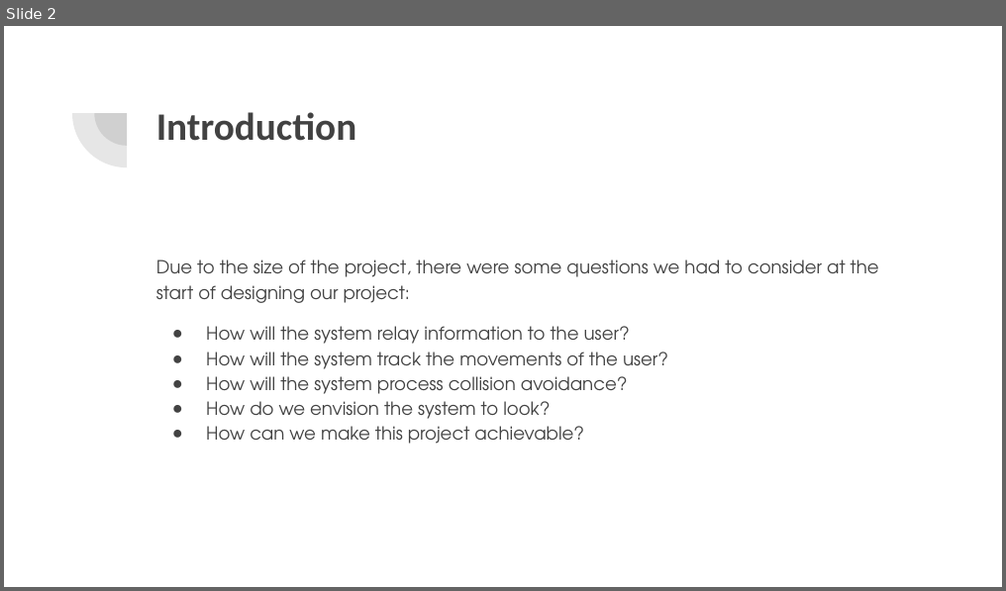
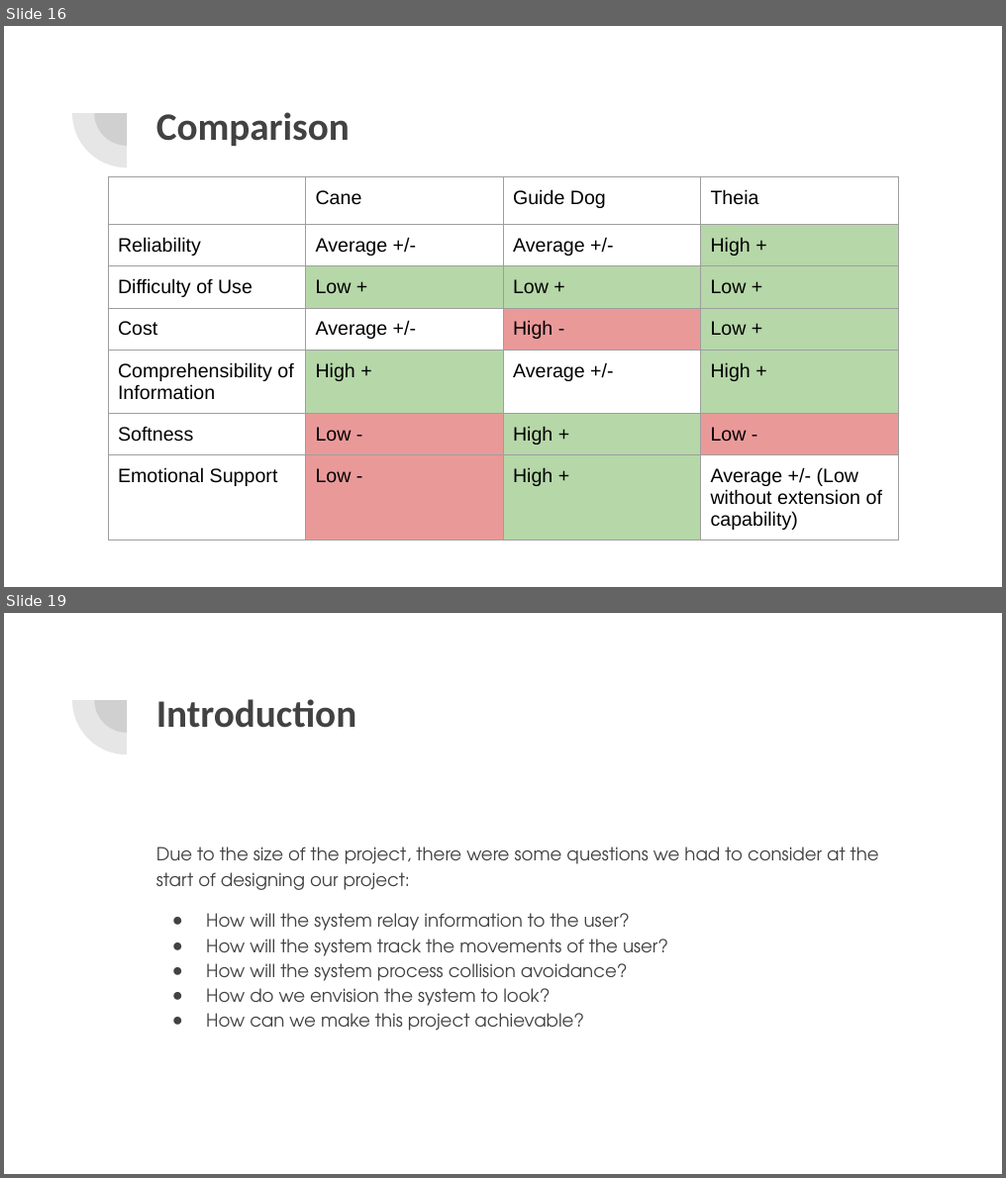
Before and after one commit to awyeasting/BlindSight, a slide deck: Documents/October Presentation.pptx. Shown one above the other, each under a label of ours: slide 2 before the commit, slides 16 and 19 after it; the slides between them are not shown. The pictures are 1006x591 and 1006x1178 pixels, drawn with LibreOffice and Linux fonts; fonts in the diff are those of the drawing. Boxes give left, top, right and bottom in pixels: in the first picture for what was removed or moved away, otherwise in the second. Text is boxed around its words. In the diff, an @@ line names an element or a change of style, - is before the commit and + after.

```diff
--- a/Documents/October Presentation.pptx
+++ b/Documents/October Presentation.pptx
@@ slide 16 added at [4,26,1002,587], background #FFFFFF; not listed: 2 template elements that a slide beside it also shows @@
@@ title added at [156,112,350,146], 28 pt, text #424242, bold @@
+Comparison
@@ table added at [108,176,898,534], 7 rows, 4 columns @@
+ | Cane | Guide Dog | Theia
+Reliability | Average +/- | Average +/- | High +
+Difficulty of Use | Low + | Low + | Low +
+Cost | Average +/- | High - | Low +
+Comprehensibility of Information | High + | Average +/- | High +
+Softness | Low - | High + | Low -
+Emotional Support | Low - | High + | Average +/- (Low without extension of capability)
@@ what was slide 2 is now slide 19 @@
```
Also in this commit, not shown: 16 other slides added.
